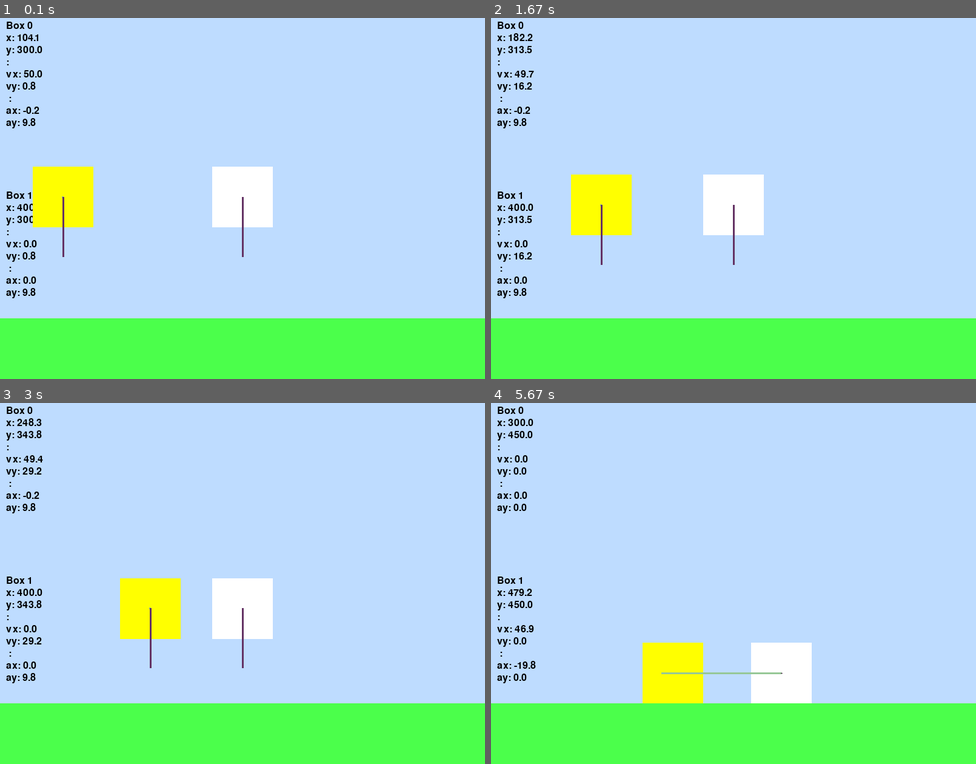
Above: before the commit, frames 1-4 (two rows, left to right).
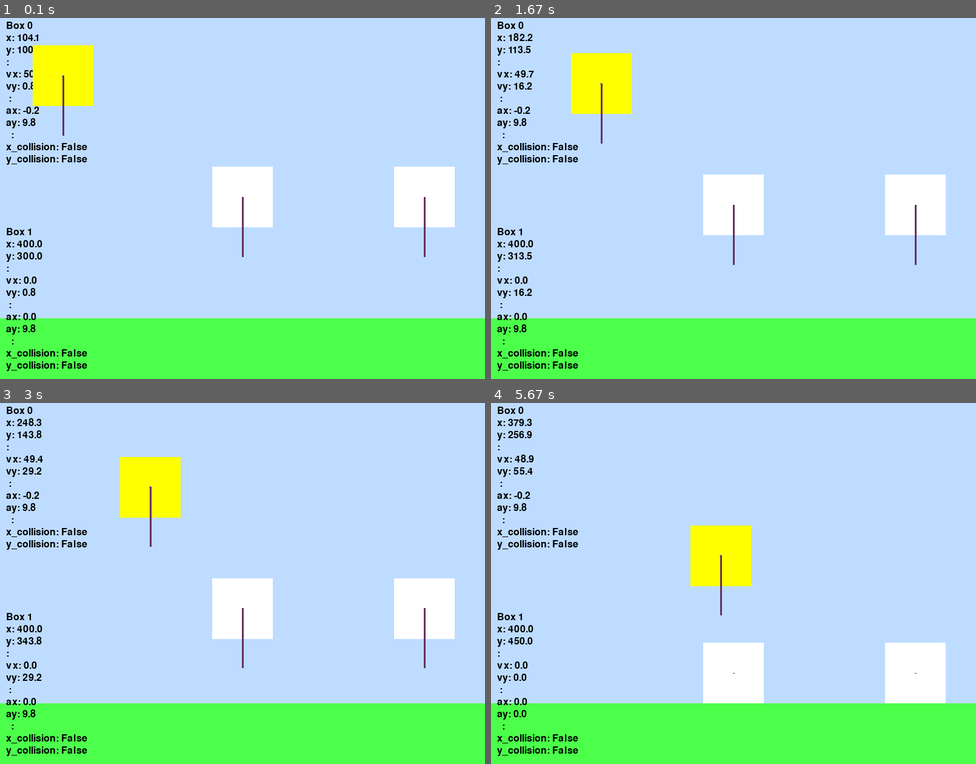
Above: after the commit, the same moments.

Repository: nrasya/pygame-force-test
Game: pygame game, started from force_test.py
Two runs of this game, one before a commit and one after it. Both use one fixed random seed, a clock stepped at 60 frames per second and the inputs below.
Inputs:
- Up to frame 1 (0.1 s): no input
- Up to frame 2 (1.67 s): no input
- Up to frame 3 (3 s): no input
- Up to frame 4 (5.67 s): no input

The runs differ from the first frame. In frame 1, 7.7% of the frame differs, in the area x 1-94%, y 7-98%; in frame 2, 7.8%; in frame 3, 7.8%; in frame 4, 11%, in the area x 1-94%, y 4-98%.

Commit message:
adding momentum

Diff:
--- a/force_test.py
+++ b/force_test.py
@@ -1,18 +1,20 @@
 import pygame
 import math
 
+
+# --------- INITIALIZATION ---------
 pygame.init()
 font = pygame.font.SysFont(None, 24)
 screen = pygame.display.set_mode((800,600))
 clock = pygame.time.Clock()
-
-
-
+running = True
+
+# ------------ CONSTANT ----------
 ground = 500
 ground_friction = 2
 gravity = 9.8
 
-# ------------ CLASS ---------
+# ------------ CLASS ------------
 
 class box:
     def __init__(self,mass,x,y,size,vx,vy,color):
@@ -26,12 +28,14 @@
         self.vy = vy
         self.color = color
         self.default_color = color
+
+
+        self.on_ground = False
         self.Fx_total = 0
         self.Fy_total = 0
-        self.on_ground = False
         self.F_normal = 0.0
         self.F_airres = 2.0
-        self.F_friction = 0.0
+        self.F_ground_friction = 0.0
 
 
     def physic(self):
@@ -64,7 +68,7 @@
         else:
             F_friction = 0.0
 
-        self.F_friction = F_friction
+        self.F_ground_friction = F_friction
 
 
         # ----- Y FORCE ------
@@ -120,19 +124,21 @@
     def x_collision(self,other):
         distance = abs(self.x - other.x)
 
+
+
         if distance < self.size/2 + other.size/2:
             return True
         else:
             return False
 
     def y_collision(self,other):
-        distance = abs(self.y - other.y)
-
-        if distance < self.size/2 + other.size/2:
+        distance_y = abs(self.y - other.y)
+        distance_x = abs(self.x - other.x)
+
+        if distance_y < self.size/2 + other.size/2:
             return True
         else:
             return False
-
 
 # ----------- FUNCTION ------------
 def draw_text(text, x, y):
@@ -140,16 +146,17 @@
     screen.blit(surface, (x, y))
 
 
-running = True
-
-boxes = []
-
-box1 = box(10,100,300,100,50,0,(255,255,0))
-box2 = box(10,400,300,100,0,0,(255,255,255))
-boxes.append(box1)
-boxes.append(box2)
-
-
+
+x_col = False
+y_col = False
+# ------------ OBJECT -----------
+boxes = [
+    box(10,100,100,100,50,0,(255,255,0)),
+    box(10,400,300,100,0,0,(255,255,255)),
+    box(10,700,300,100,0,0,(255,255,255))
+]
+
+# ------------ RUN -------------
 while running:
     for event in pygame.event.get():
         if event.type == pygame.QUIT:
@@ -170,26 +177,46 @@
             box_1 = boxes[i]
             box_2 = boxes[j]
 
-            if box1.x_collision(box_2) == True and box1.y_collision(box_2) == True:
+            if box_1.x_collision(box_2) == True and box_1.y_collision(box_2) == True:
                 box_1.color = (200,50,50)
                 box_2.color = (200,50,50)
 
-                if box1.x_collision(box_2) == True:
-                    vx1 = box_1.vx
-                    vx2 = box_2.vx
-
-                    box_1.vx = vx2
-                    box_2.vx = vx1
-
-                if box1.y_collision(box_2) == True:
-                    vy1 = box_1.vy
-                    vy2 = box_2.vy
-
-                    box_1.vy = vy2
-                    box_2.vy = vy1
-
-
-
+                overlap_x = (box_1.size/2 + box_2.size/2) - abs(box_1.x - box_2.x)
+                overlap_y = (box_1.size/2 + box_2.size/2) - abs(box_1.y - box_2.y)
+
+
+                if overlap_x < overlap_y:
+
+                    correction = overlap_x / 2
+
+                    if box_1.x < box_2.x:
+                        box_1.x -= correction
+                        box_2.x += correction
+                    else:
+                        box_1.x += correction
+                        box_2.x -= correction
+
+                    J = -((1 + 1)*(box_2.vx - box_1.vx)) / ((1/box_1.mass)+(1/box_2.mass))
+                    box_1.vx = box_1.vx - J/box_1.mass
+                    box_2.vx = box_2.vx + J/box_2.mass
+                    x_col = True
+                    y_col = False
+                else:
+
+                    correction = overlap_y / 2
+
+                    if box_1.y < box_2.y:
+                        box_1.y -= correction
+                        box_2.y += correction
+                    else:
+                        box_1.y += correction
+                        box_2.y -= correction
+
+                    Jy = -((1 + 1)*(box_2.vy - box_1.vy)) / ((1/box_1.mass)+(1/box_2.mass))
+                    box_1.vy = box_1.vy - Jy/box_1.mass
+                    box_2.vy = box_2.vy + Jy/box_2.mass
+                    x_col = False
+                    y_col = True
     # ------ TEXTS ---------
     y_offset = 10
     for i, box in enumerate(boxes):
@@ -203,9 +230,9 @@
             " ":"",
             "ax": box.ax,
             "ay": box.ay,
-            #"  ":"",
-            #"x_collision":box.x_collision,
-            #"y_collision":box.y_collision
+            "  ":"",
+            "x_collision":x_col,
+            "y_collision":y_col
         }
 
         draw_text(f"Box {i}", 10, y_offset)
@@ -229,4 +256,5 @@
 
     pygame.display.flip()
 
+# ----------- QUIT -----------
 pygame.quit()
